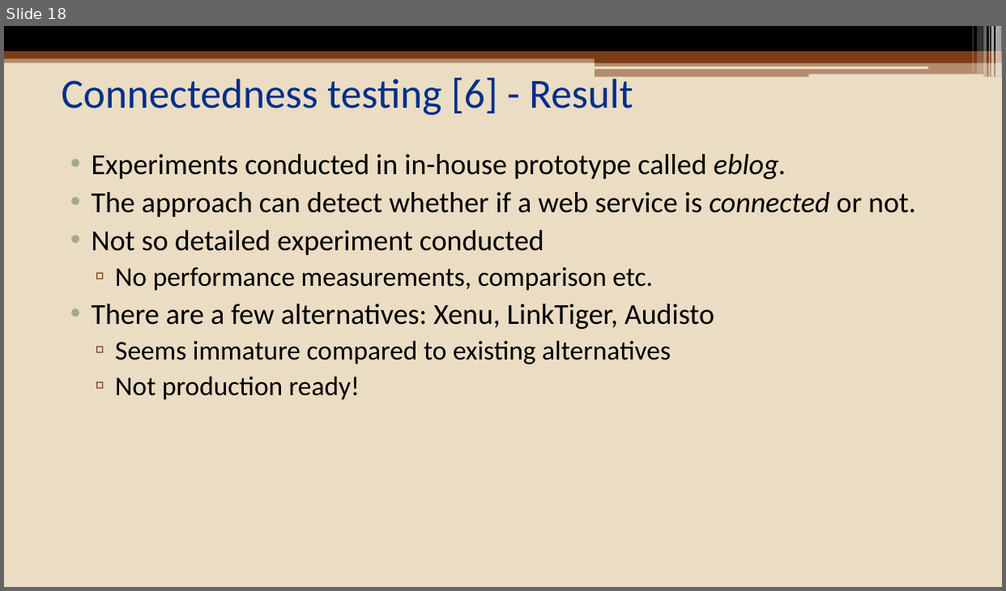
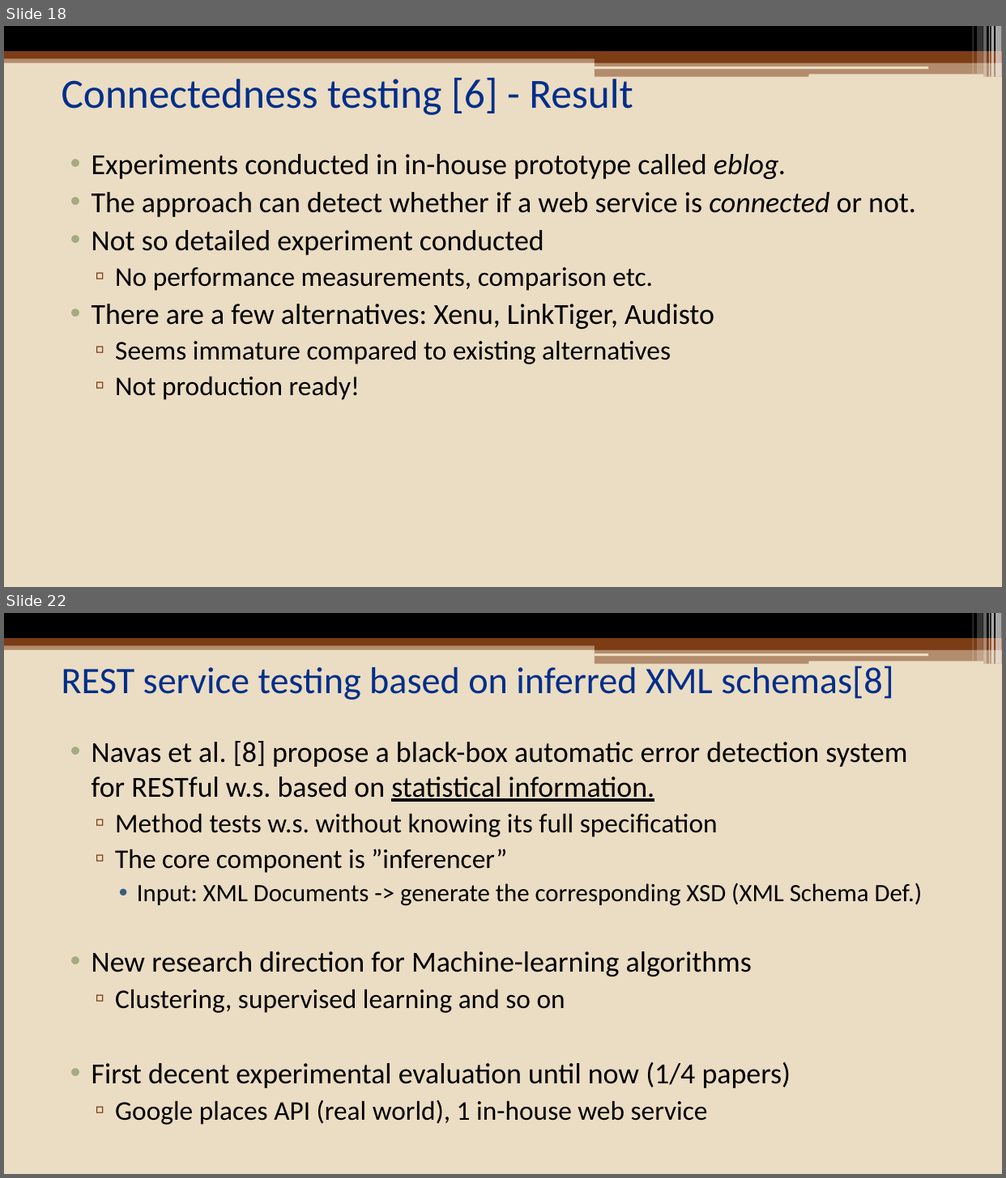
Before and after one commit to eozer/cinco_seminar, a slide deck: presentation/cinco_presentation.pptx. Shown one above the other, each under a label of ours: slide 18 before the commit, slides 18 and 22 after it; the slides between them are not shown. The pictures are 1006x591 and 1006x1178 pixels, drawn with LibreOffice and Linux fonts; fonts in the diff are those of the drawing. Boxes give left, top, right and bottom in pixels: in the first picture for what was removed or moved away, otherwise in the second. Text is boxed around its words. In the diff, an @@ line names an element or a change of style, - is before the commit and + after.

```diff
--- a/presentation/cinco_presentation.pptx
+++ b/presentation/cinco_presentation.pptx
@@ slide 22 added at [4,613,1002,1174], background #EBDDC3; not listed: 13 template elements that a slide beside it also shows @@
@@ title added at [62,662,893,700], 36 pt, text #002E8A @@
+REST service testing based on inferred XML schemas[8]
@@ text added at [91,741,922,1125], 28 pt, text #000000 @@
+• Navas et al. [8] propose a black-box automatic error detection system for RESTful w.s. based on statistical information.
+  ▫ Method tests w.s. without knowing its full specification
+  ▫ The core component is ”inferencer”
+    • Input: XML Documents -> generate the corresponding XSD (XML Schema Def.)
+• New research direction for Machine-learning algorithms
+  ▫ Clustering, supervised learning and so on
+• First decent experimental evaluation until now (1/4 papers)
+  ▫ Google places API (real world), 1 in-house web service
```
Also in this commit, not shown: 6 slides changed, 14 other slides added.
